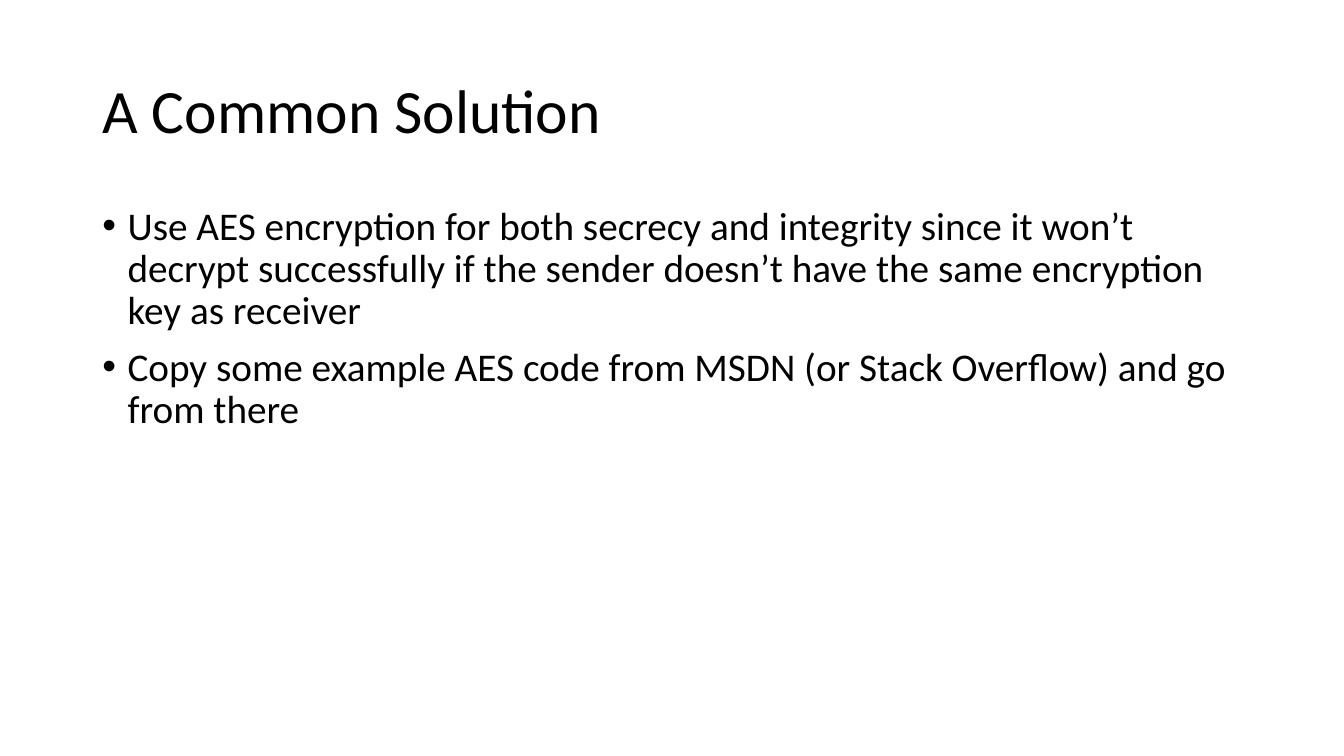
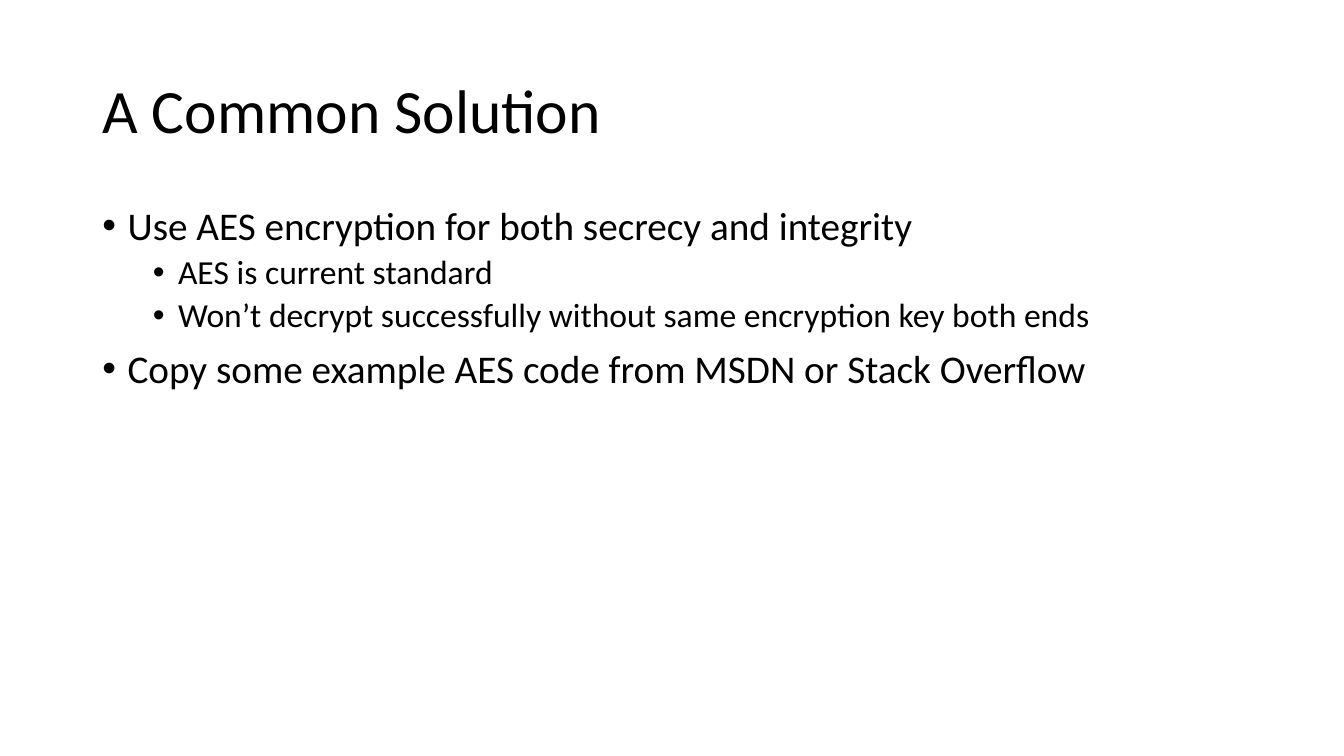
Before and after one commit to explunit/crypto-pitfalls, a slide deck: slide 3 of Presentation/Crypto-Pitfalls.pptx (slide 4 before the commit). Drawn at 1344x756 pixels with LibreOffice and Linux fonts; fonts in the diff are those of the drawing. Boxes give left, top, right and bottom in pixels: in the first picture for what was removed or moved away, otherwise in the second. Text is boxed around its words. In the diff, an @@ line names an element or a change of style, - is before the commit and + after.

```diff
--- a/Presentation/Crypto-Pitfalls.pptx
+++ b/Presentation/Crypto-Pitfalls.pptx
@@ text at (128,212,1089,390): text changed @@
-• Use AES encryption for both secrecy and integrity since it won’t decrypt successfully if the sender doesn’t have the same encryption key as receiver
-• Copy some example AES code from MSDN (or Stack Overflow) and go from there
+• Use AES encryption for both secrecy and integrity
+  • AES is current standard
+  • Won’t decrypt successfully without same encryption key both ends
+• Copy some example AES code from MSDN or Stack Overflow
```
Also in this commit, not shown: 5 other slides changed, 2 slides added, 1 slide removed, 3 other files.
